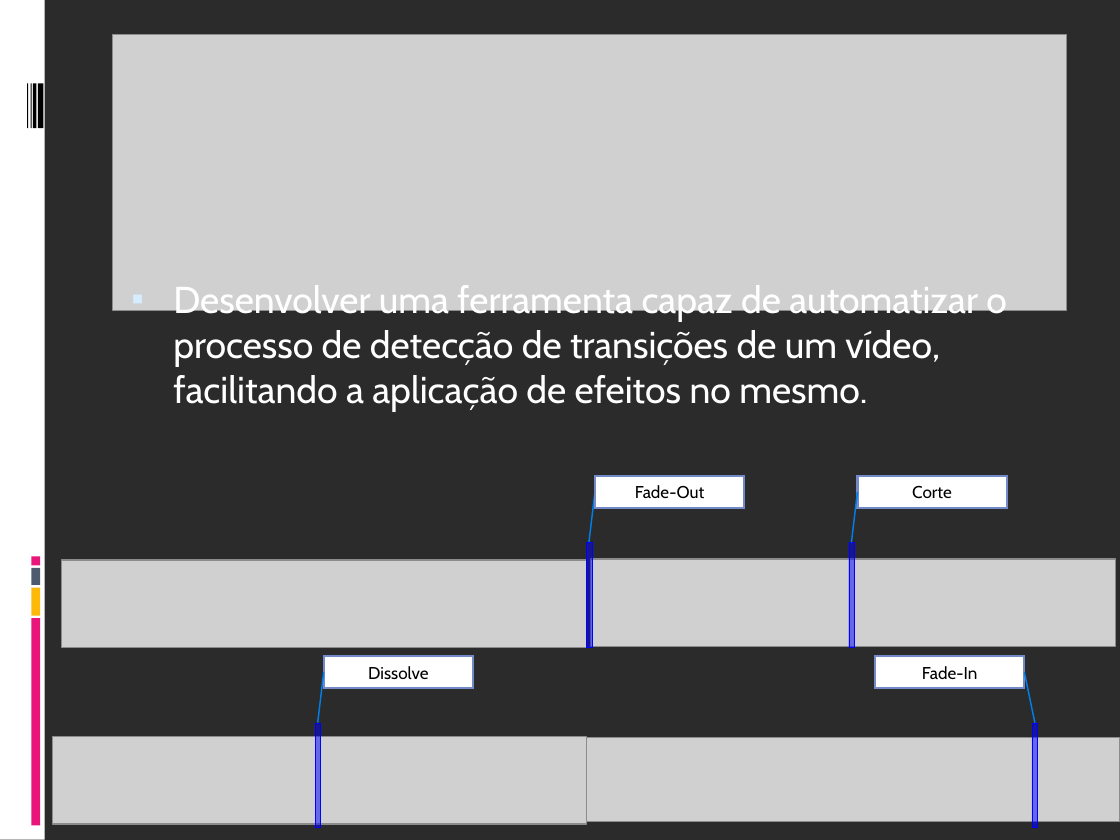
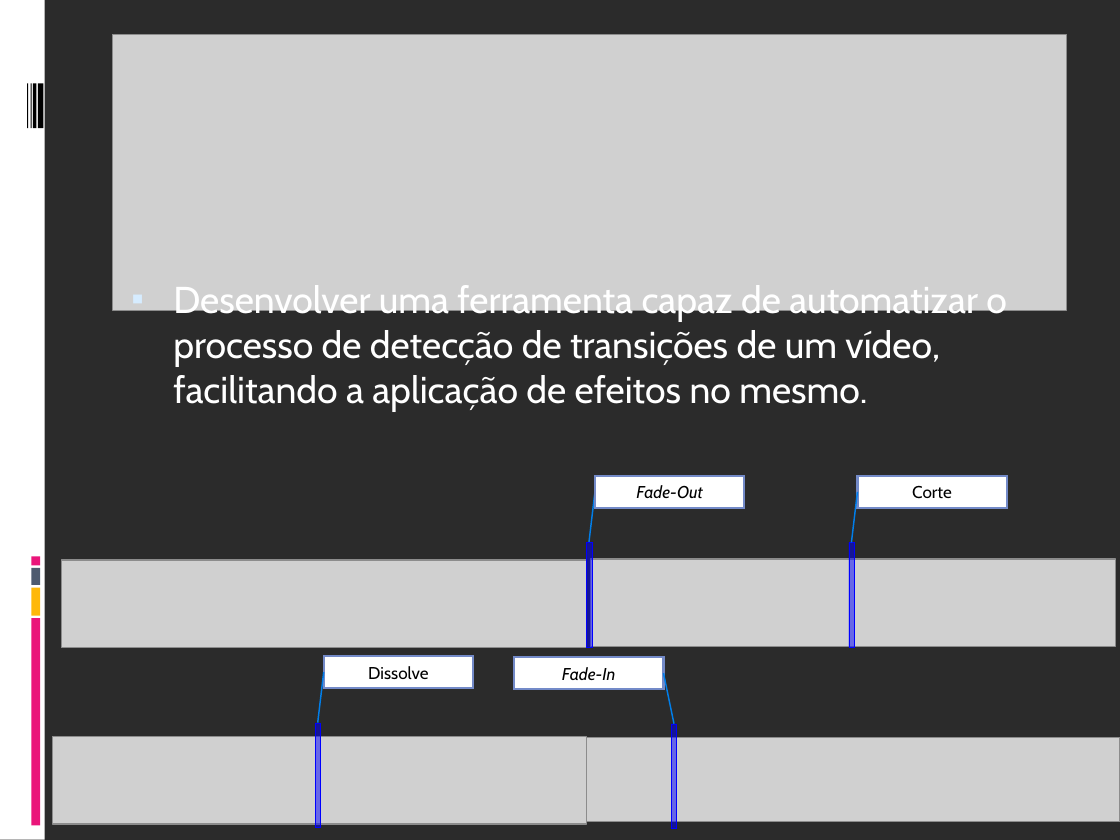
Before and after one commit to fabriciols/m-fit, a slide deck: slide 5 of DOCS/Apresentação/Apresentação_Final.ppt. Drawn at 1120x840 pixels with LibreOffice and Linux fonts; fonts in the diff are those of the drawing; grey boxes stand for pictures; background and template pictures are left out; a plain dark background stands for a picture behind light text. Boxes give left, top, right and bottom in pixels: in the first picture for what was removed or moved away, otherwise in the second. Text is boxed around its words. In the diff, an @@ line names an element or a change of style, - is before the commit and + after.

```diff
--- a/DOCS/Apresentação/Apresentação_Final.ppt
+++ b/DOCS/Apresentação/Apresentação_Final.ppt
@@ rectangle "Fade-Out" at <box>595,476,744,508</box>: italic on @@
@@ rectangle "Fade-In" at <box>514,657,663,690</box>: italic on @@
@@ 2 rectangles, 1 line: place and size @@
-2 rectangles, 1 line at <box>875,656,1037,828</box>
+2 rectangles, 1 line at <box>514,657,676,829</box>
```
Also in this commit, not shown: 3 other slides changed.
